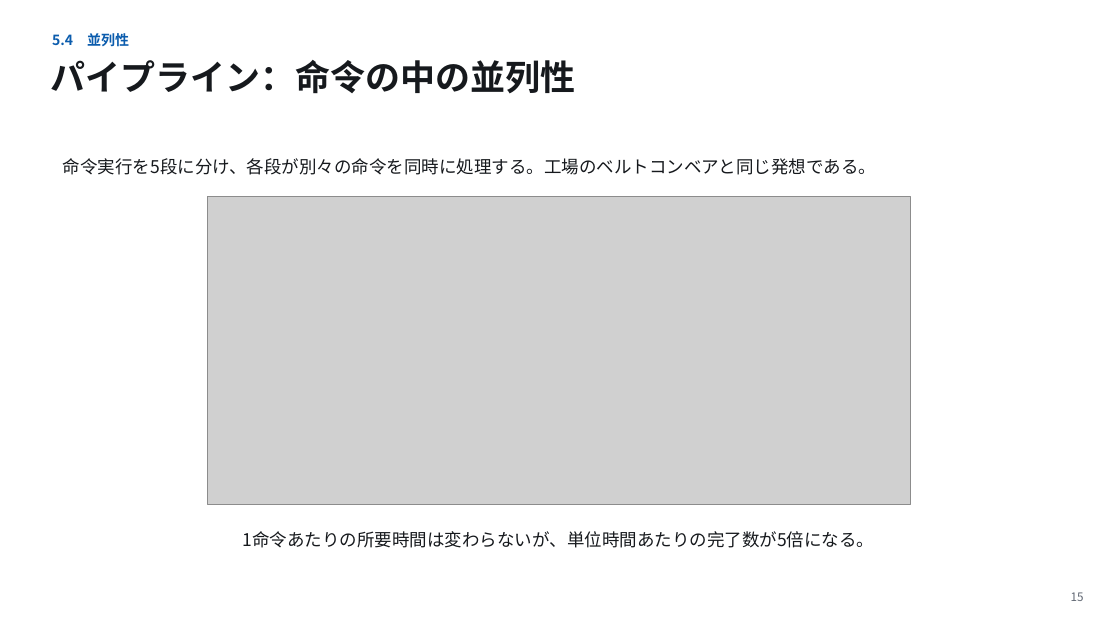
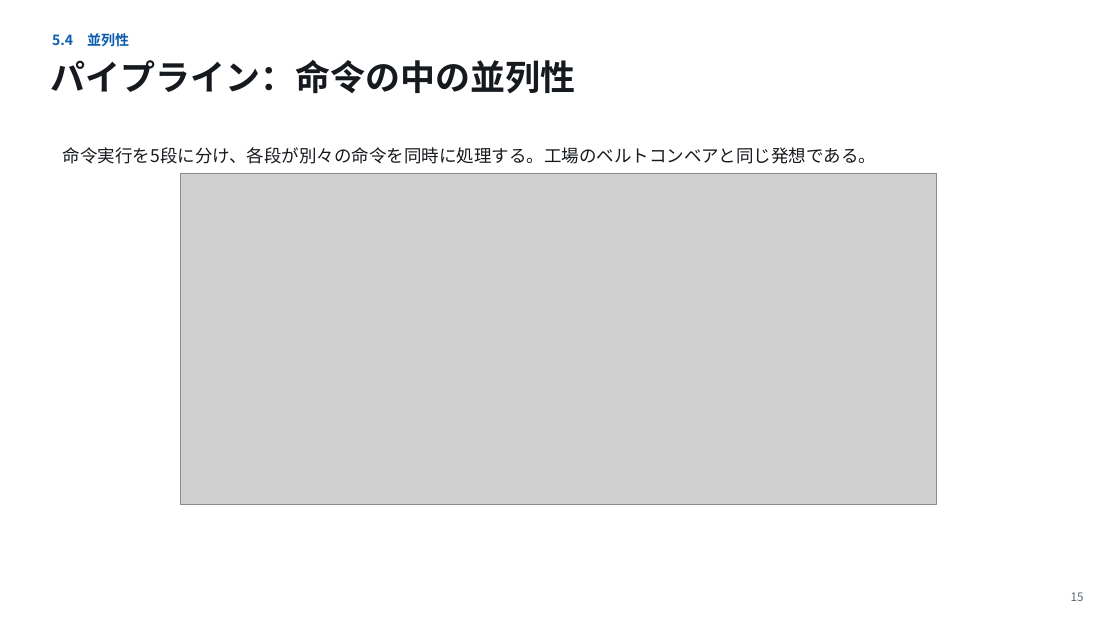
Before and after one commit to koide55/CompOutline, a slide deck: slide 15 of slides/第05回_記憶階層とプロセッサの並列性.pptx. Drawn at 1120x630 pixels with LibreOffice and Linux fonts; fonts in the diff are those of the drawing; grey boxes stand for pictures. Boxes give left, top, right and bottom in pixels: in the first picture for what was removed or moved away, otherwise in the second. Text is boxed around its words. In the diff, an @@ line names an element or a change of style, - is before the commit and + after.

```diff
--- a/slides/第05回_記憶階層とプロセッサの並列性.pptx
+++ b/slides/第05回_記憶階層とプロセッサの並列性.pptx
@@ text "命令実行を5段に分け、各段が別々の命令を同時に処理する。工場のベルトコンベアと同じ発想である。": place and size @@
-text "命令実行を5段に分け、各段が別々の命令を同時に処理する。工場のベルトコンベアと同じ発想である。" at [63,158,876,175]
+text "命令実行を5段に分け、各段が別々の命令を同時に処理する。工場のベルトコンベアと同じ発想である。" at [63,147,876,164]
@@ picture: place and size @@
-picture at [208,197,911,504]
+picture at [181,173,938,504]
@@ text removed at [243,531,875,548] @@
-1命令あたりの所要時間は変わらないが、単位時間あたりの完了数が5倍になる。
```
Also in this commit, not shown: 4 other slides changed, 23 other files.
